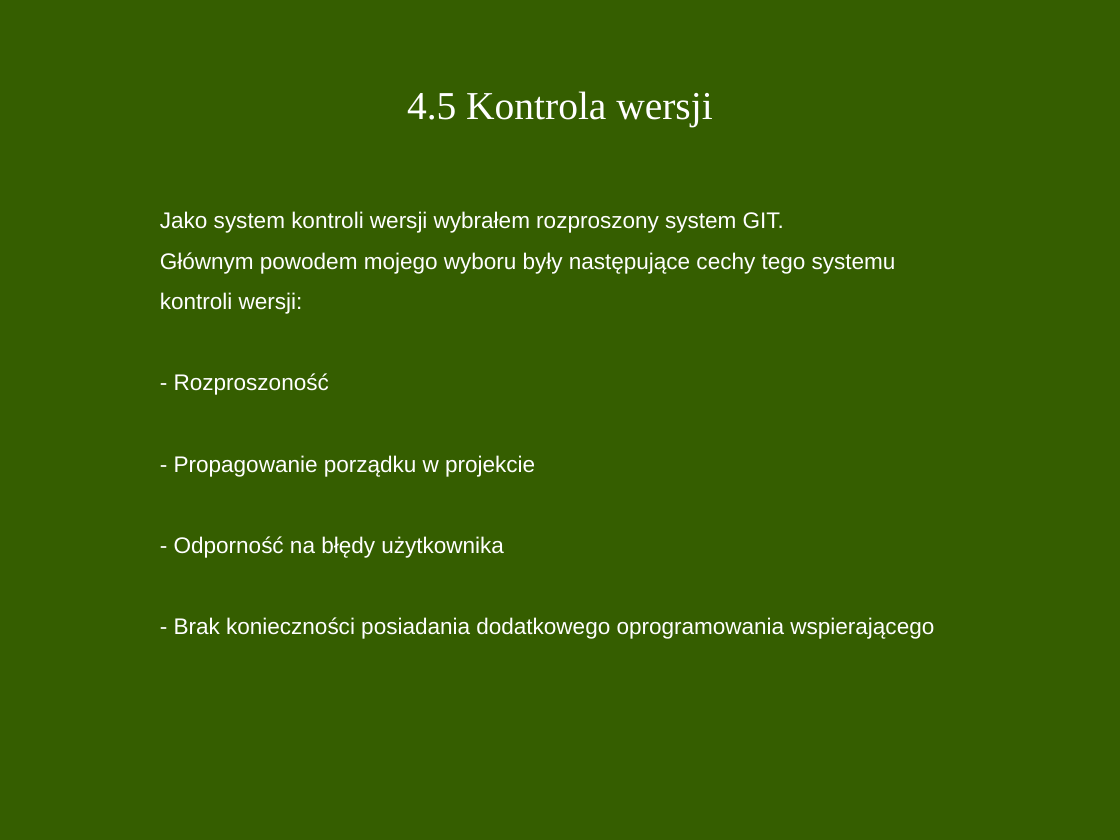
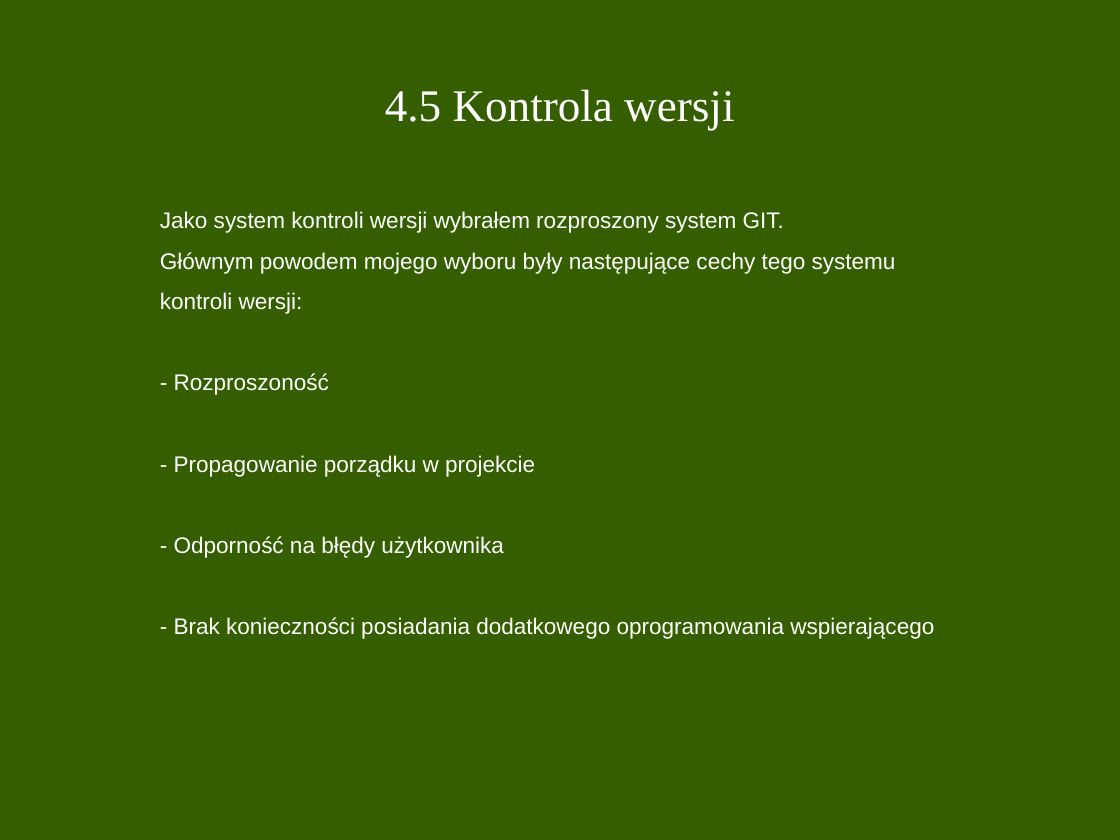
Before and after one commit to dmilith/dsipcom, a slide deck: slide 8 of docs/Prezentacja_Pracy.odp. Drawn at 1120x840 pixels with LibreOffice and Linux fonts; fonts in the diff are those of the drawing. Boxes give left, top, right and bottom in pixels: in the first picture for what was removed or moved away, otherwise in the second. Text is boxed around its words. In the diff, an @@ line names an element or a change of style, - is before the commit and + after.

```diff
--- a/docs/Prezentacja_Pracy.odp
+++ b/docs/Prezentacja_Pracy.odp
@@ title "4.5 Kontrola wersji" at (385,89,734,130): size 28 to 32 pt @@
```
Also in this commit, not shown: 6 other slides changed, 1 other file.
